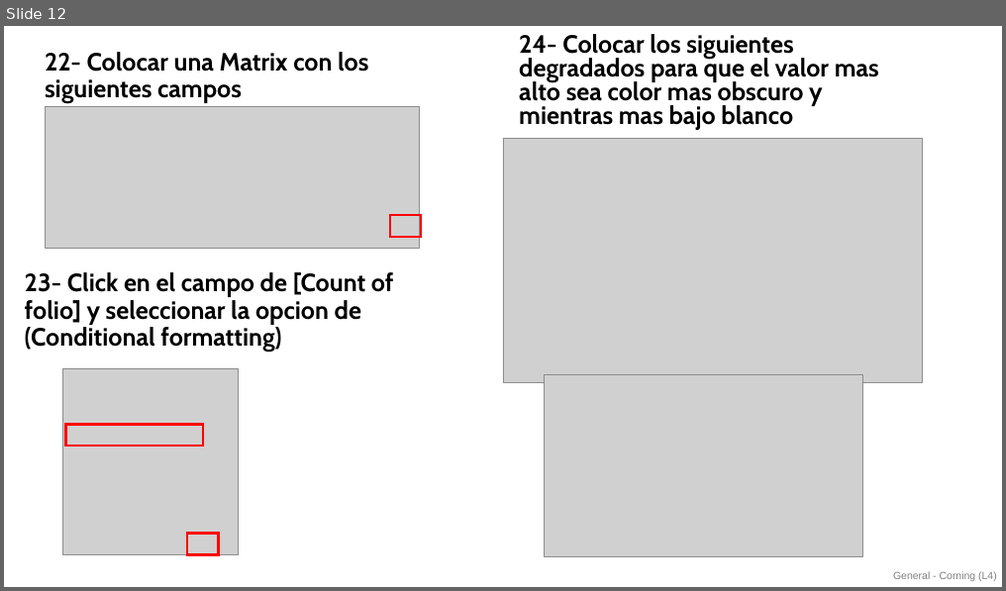
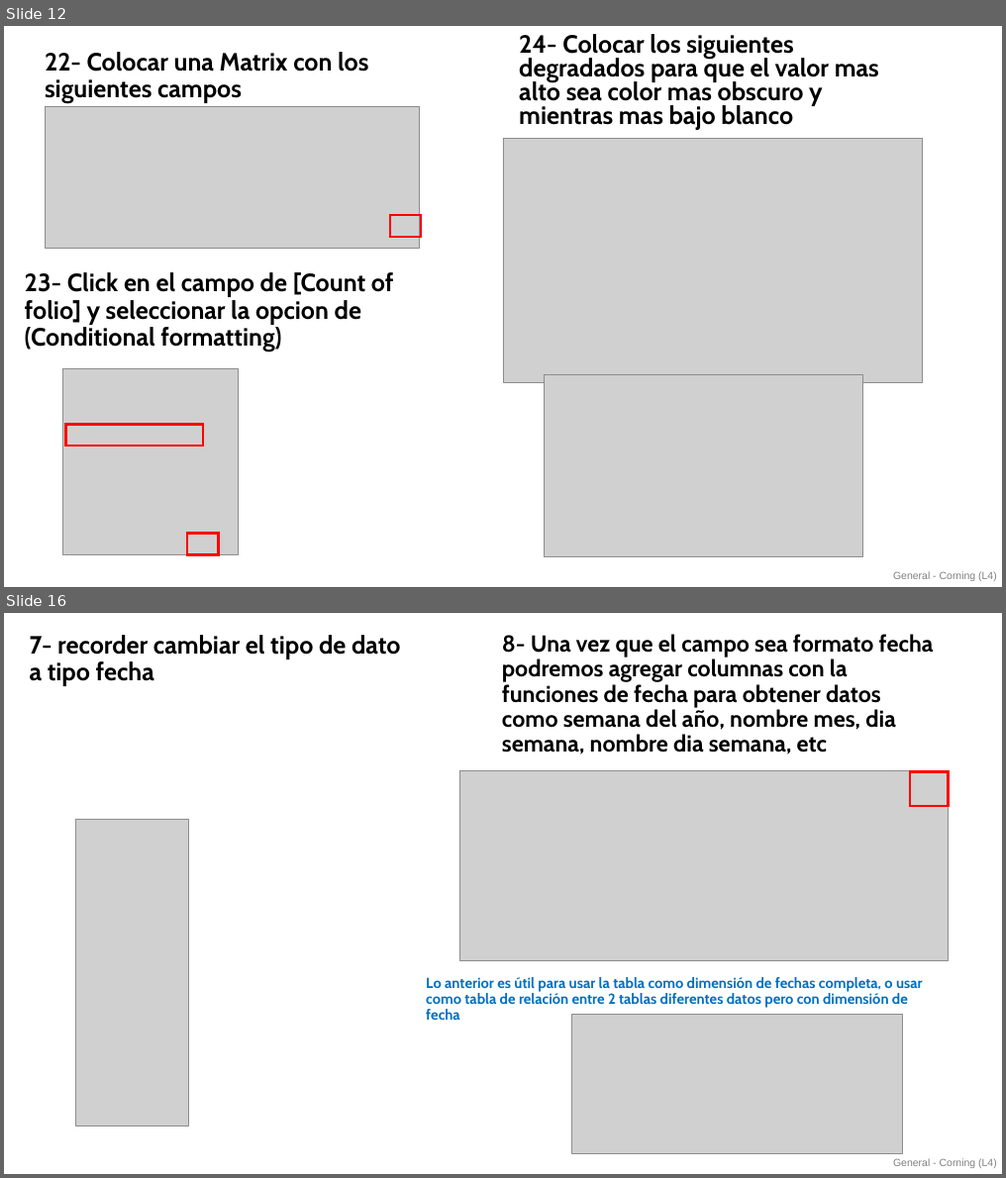
Before and after one commit to EduardoGlzF/PBICourses, a slide deck: Clase7.pptx. Shown one above the other, each under a label of ours: slide 12 before the commit, slides 12 and 16 after it; the slides between them are not shown. The pictures are 1006x591 and 1006x1178 pixels, drawn with LibreOffice and Linux fonts; fonts in the diff are those of the drawing; grey boxes stand for pictures. Boxes give left, top, right and bottom in pixels: in the first picture for what was removed or moved away, otherwise in the second. Text is boxed around its words. In the diff, an @@ line names an element or a change of style, - is before the commit and + after.

```diff
--- a/Clase7.pptx
+++ b/Clase7.pptx
@@ slide 16 added at (4,613,1002,1174), background #FFFFFF; not listed: 1 template element that a slide beside it also shows @@
@@ text added at (30,635,401,686), 24 pt, text #000000, bold @@
+7- recorder cambiar el tipo de dato a tipo fecha
@@ text added at (502,634,934,755), 22.2 pt, text #000000, bold @@
+8- Una vez que el campo sea formato fecha podremos agregar columnas con la funciones de fecha para obtener datos como semana del año, nombre mes, dia semana, nombre dia semana, etc
@@ picture added at (460,771,948,961) @@
@@ rectangle added at (911,771,948,806), outline #FF0000 2.25 pt @@
@@ picture added at (76,819,189,1127) @@
@@ text added at (426,977,923,1020), 14 pt, text #0070C0, bold @@
+Lo anterior es útil para usar la tabla como dimensión de fechas completa, o usar como tabla de relación entre 2 tablas diferentes datos pero con dimensión de fecha
@@ picture added at (572,1014,903,1155) @@
```
Also in this commit, not shown: 1 slide changed, 3 other slides added.
